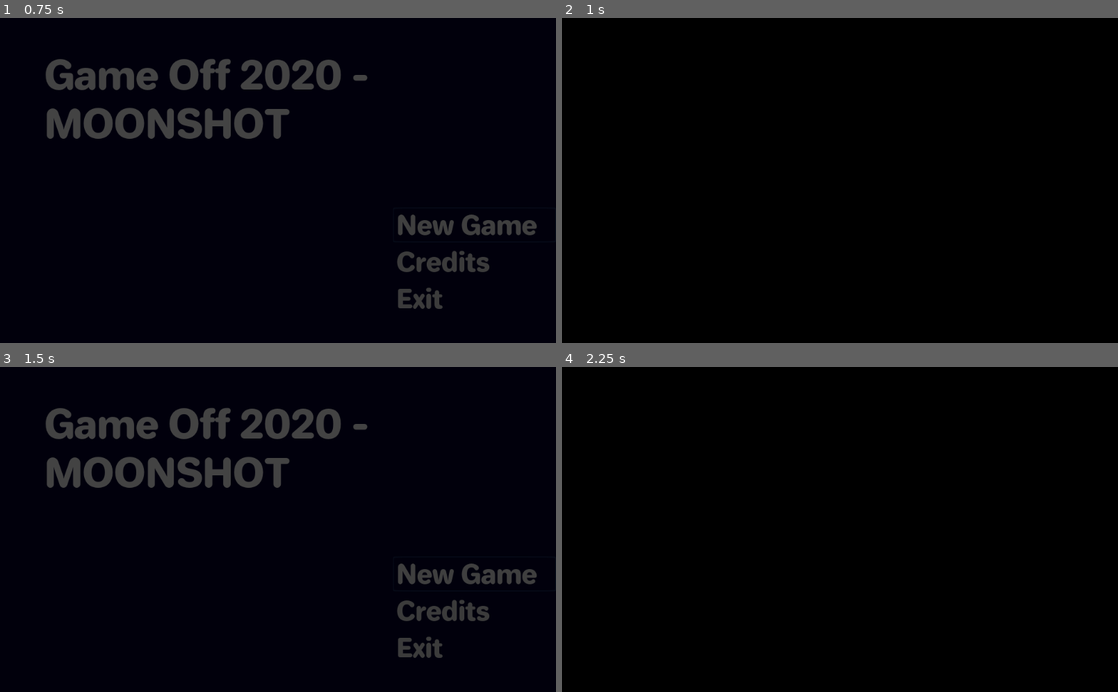
Above: before the commit, frames 1-4 (two rows, left to right).
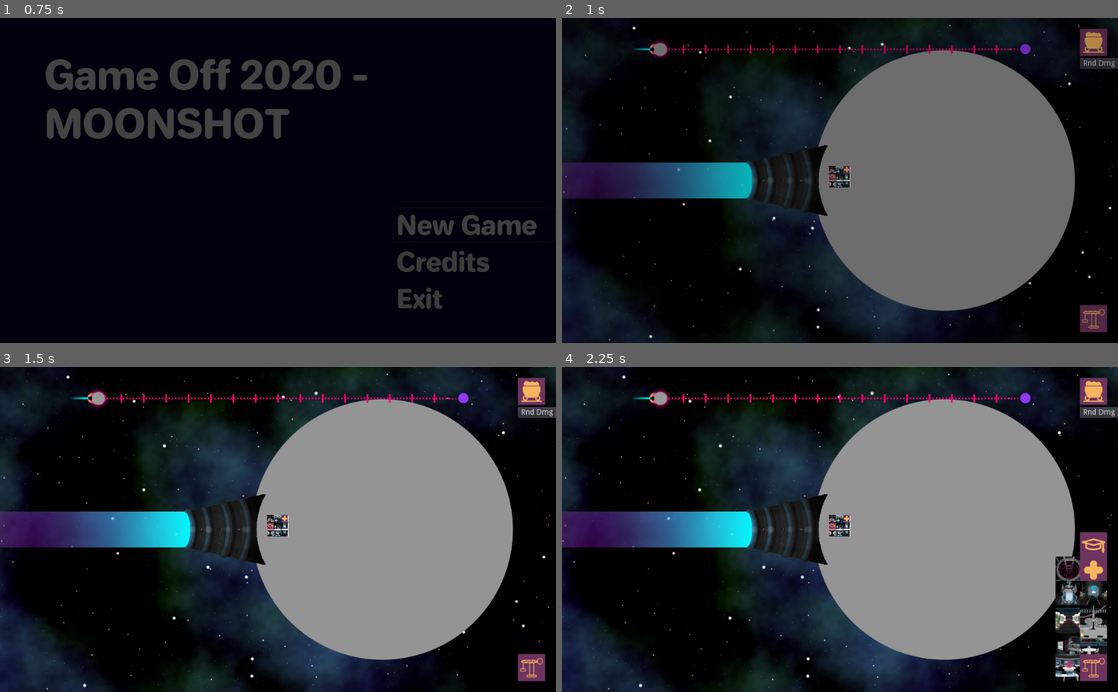
Above: after the commit, the same moments.

Repository: jhlothamer/gameOff2020
Game: Godot game, scene res://scenes/title/title.tscn
The game is run twice, just before and just after one commit, with the same random seed, the same clock (stepped at 60 frames per second) and the same inputs. The engine's default icon, where the game draws it, is replaced by a stand-in: a white triangle on a blue panel in a dark square. Sound files missing from this copy of the repository are replaced by a short silence.
Inputs (mouse positions are in pixels of both pictures, inside the frame that each line leads up to):
- Up to frame 1 (0.75 s): click "New Game" at 0.5 s
- Up to frame 2 (1 s): no input
- Up to frame 3 (1.5 s): click (472, 575) at 1.25 s, where only the run before the commit has a clickable "New Game"
- Up to frame 4 (2.25 s): click (1095, 666) at 2.02 s

Frame 1 is identical in both runs. In frame 2, 54% of the frame differs, in the area x 0-100%, y 0-100%; in frame 3, 60%; in frame 4, 64%.

Commit message:
tweak numbers a bit for parralax

Diff:
--- a/game/scenes/game/game.tscn
+++ b/game/scenes/game/game.tscn
@@ -11,7 +11,6 @@
 [ext_resource path="res://scenes/managers/SpawnerMgr.tscn" type="PackedScene" id=9]
 [ext_resource path="res://scenes/game/game.gd" type="Script" id=10]
 [ext_resource path="res://icon.png" type="Texture" id=11]
-[ext_resource path="res://scenes/game/Background.gd" type="Script" id=12]
 [ext_resource path="res://scenes/ui/hud.tscn" type="PackedScene" id=14]
 [ext_resource path="res://addons/godot_helper_pack/core/2d/camera/behavior/camera_limiter.gd" type="Script" id=15]
 [ext_resource path="res://assets/images/ui/people-red.png" type="Texture" id=16]
@@ -209,23 +208,23 @@
     return eff * (smoothstep(.93, 1., (1. - sqrt(d))));
 }
 
-float fractalNoise(in vec2 coord, in float persistence, in float lacunarity)
+float fractal(in vec2 pos, in float per, in float lac)
 {
     float n = 0.;
     float frequency = 1.;
     float amplitude = 1.;
     for (int o = 0; o < OCTAVES; ++o)
     {
-        n += amplitude * snoise(coord * frequency);
-        amplitude *= persistence;
-        frequency *= lacunarity;
+        n += amplitude * snoise(pos * frequency);
+        amplitude *= per;
+        frequency *= lac;
     }
     return n;
 }
 
 vec3 nebula_gen(in vec2 pos, vec3 color, float trans)
 {
-    float n = fractalNoise(pos, .4, 3.);
+    float n = fractal(pos, .4, 3.);
     return n * color * trans;
 }
 
@@ -240,8 +239,8 @@
     ret += nebula_gen(coord + ( vec2(TIME/ 80.0, 0)) + vec2(.1, .1), nebcol1, 1.);
     ret += nebula_gen(coord + ( vec2( TIME / 160.0, 0)) + vec2(0., .2), nebcol2, .5);
     ret += star_gen(coord + (vec2(TIME / 40.0, 0.0)), 4., 0.1, 2.) * vec3(.74, .74, .74);
-    ret += star_gen(coord + (vec2(TIME / 800.0, 0.0)), 8., 0.05, 1.) * vec3(.97, .74, .74);
-    ret += star_gen(coord + (vec2(TIME / 4000.0, 0.0)), 16., 0.025, 0.5) * vec3(.9, .9, .95);
+    ret += star_gen(coord + (vec2(TIME / 400.0, 0.0)), 8., 0.05, 1.) * vec3(.97, .74, .74);
+    ret += star_gen(coord + (vec2(TIME / 1000.0, 0.0)), 16., 0.025, 0.5) * vec3(.9, .9, .95);
 
     COLOR = vec4(ret, 1.);
 }"
@@ -420,5 +419,4 @@
 scale = Vector2( 700, 700 )
 z_index = -1
 texture = ExtResource( 11 )
-script = ExtResource( 12 )
 [connection signal="timeout" from="DamageMgr/DamageTimer" to="DamageMgr" method="_on_DamageTimer_timeout"]
Not shown: 1 places in game/scenes/game/game.tscn that only renumber resources
